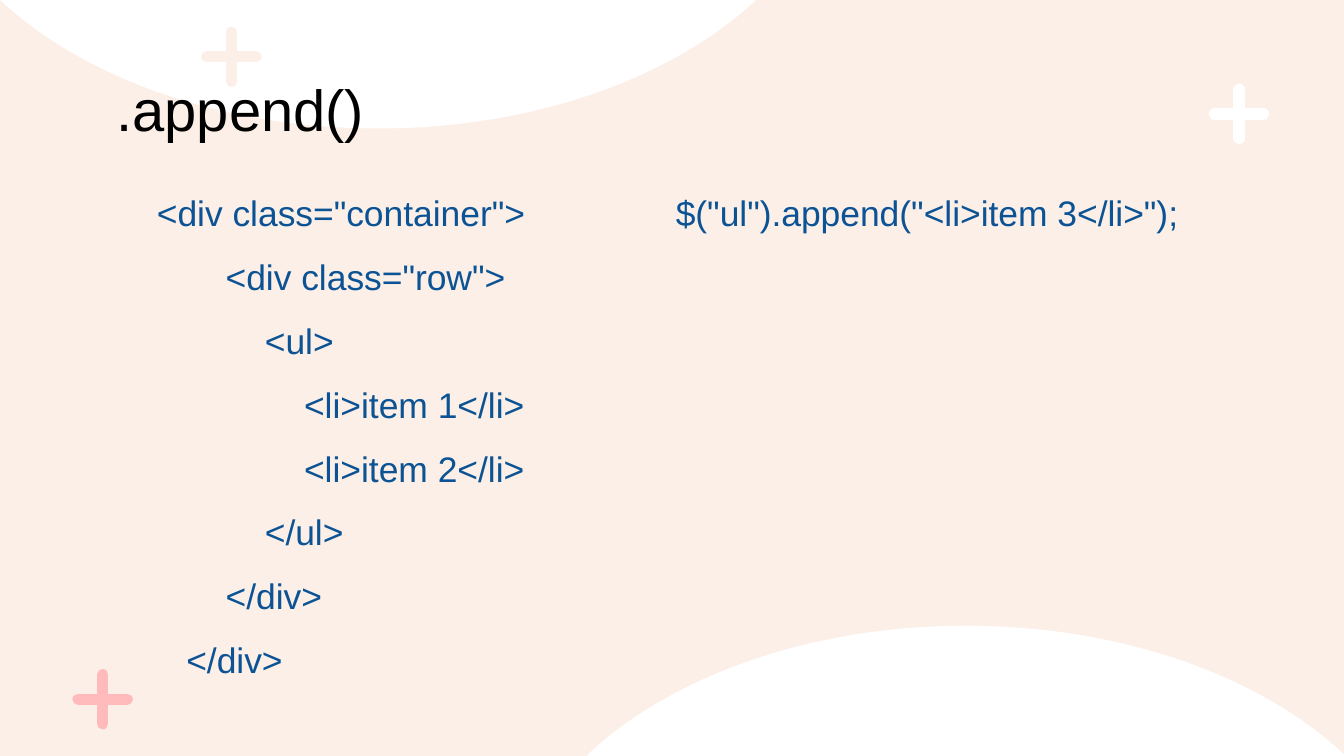
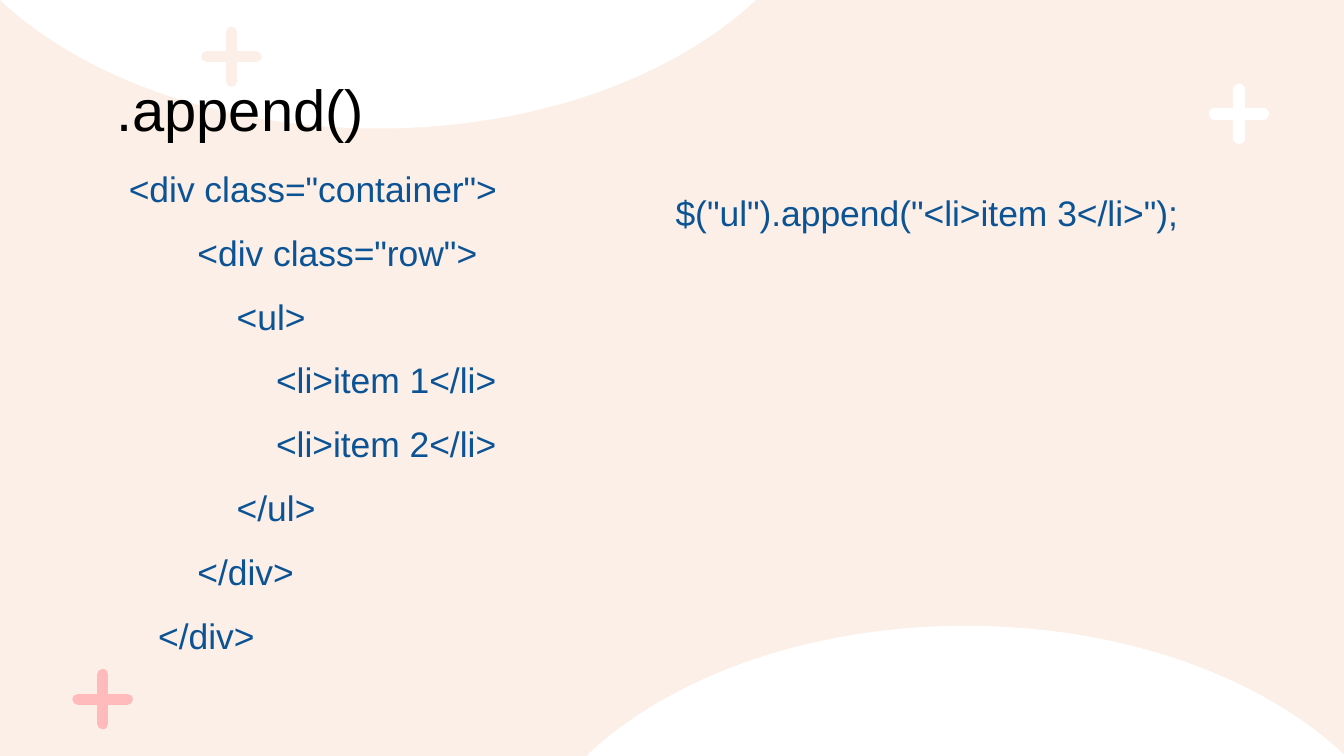
Before and after one commit to bwin0415/ISPANCLASS, a slide deck: slide 85 of jQuery/jQuery ppt.pptx. Drawn at 1344x756 pixels with LibreOffice and Linux fonts; fonts in the diff are those of the drawing. Boxes give left, top, right and bottom in pixels: in the first picture for what was removed or moved away, otherwise in the second. Text is boxed around its words. In the diff, an @@ line names an element or a change of style, - is before the commit and + after.

```diff
--- a/jQuery/jQuery ppt.pptx
+++ b/jQuery/jQuery ppt.pptx
@@ text "<div class="container">": place and size @@
-text "<div class="container">" at [157, 200, 525, 674]
+text "<div class="container">" at [129, 176, 497, 650]
```
Also in this commit, not shown: 59 other slides changed, 10 other files.
